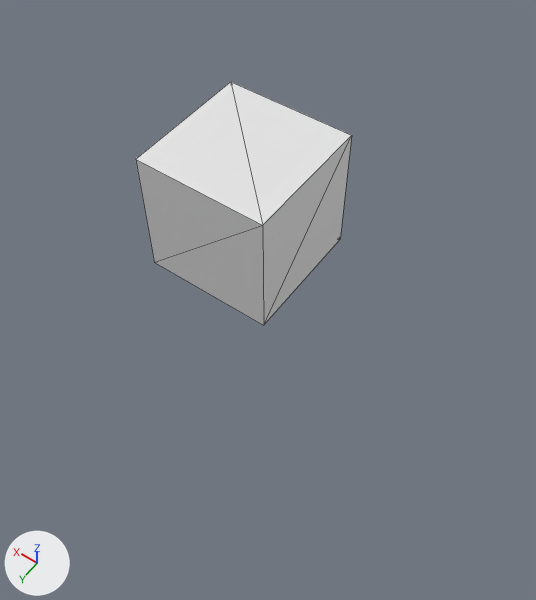
What one commit did to the COLLADA model Gridmap/mesh1.dae.
One viewpoint serves both versions: a camera (50 mm lens) standing at (-4.6, 5.93, 7.37) and looking at (-1.09, 1.02, -0.35). Lighting does not change. The marker at lower left points along +X, +Y and +Z. Mesh edges are drawn as thin lines.
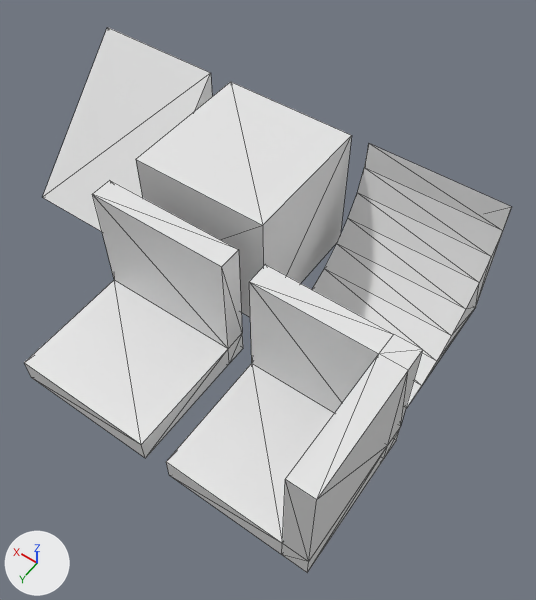
Pixel boxes [x1, y1, x2, y2] of what changed, in the pictures (536 x 600 px):
'Cube.004', added
    after: [166, 264, 423, 573]
'Cube.002', added
    after: [24, 180, 243, 458]
'Cube.003', added
    after: [312, 144, 512, 408]
'Cube.001', added
    after: [43, 27, 212, 231]

Edits to the bpy script that builds the scene:
```text
Add me_cube_001:
    me_cube_001.from_pydata([(1.0, 1.0, -1.0), (1.0, -1.0, 1.0), (1.0, -1.0, -1.0), (-1.0, 1.0, -1.0), (-1.0, -1.0, 1.0), (-1.0, -1.0, -1.0)], [], [(5, 4, 3), (1, 5, 2), (4, 0, 3), (0, 5, 3), (1, 2, 0), (1, 4, 5), (4, 1, 0), (0, 2, 5)])
    me_cube_001.materials.append(mat_material)  # white #e7e7e7
Add me_cube_002:
    me_cube_002.from_pydata(...)  # 16 vertices, 28 faces; spans x -1.0..1.0, y -1.0..1.0, z -1.0..1.0
    me_cube_002.materials.append(mat_material)  # white #e7e7e7
Add me_cube_003:
    me_cube_003.from_pydata(...)  # 20 vertices, 36 faces; spans x -1.0..1.0, y -1.0..1.0, z -1.0..1.0
    me_cube_003.materials.append(mat_material)  # white #e7e7e7
Add me_cube_005:
    me_cube_005.from_pydata(...)  # 28 vertices, 50 faces; spans x -1.0..1.0, y -1.0..1.0, z -1.0..1.0
    me_cube_005.materials.append(mat_material)  # white #e7e7e7
Add ob_cube_001:
    ob_cube_001 = bpy.data.objects.new('Cube.001', me_cube_001)
    ob_cube_001.location = (2.36, 0.0, 0.0)
Add ob_cube_002:
    ob_cube_002 = bpy.data.objects.new('Cube.002', me_cube_002)
    ob_cube_002.location = (0.0, 2.48, 0.0)
Add ob_cube_003:
    ob_cube_003 = bpy.data.objects.new('Cube.003', me_cube_003)
    ob_cube_003.location = (-2.26, 0.0, 0.0)
Add ob_cube_004:
    ob_cube_004 = bpy.data.objects.new('Cube.004', me_cube_005)
    ob_cube_004.location = (-2.38, 2.48, 0.0)
```
